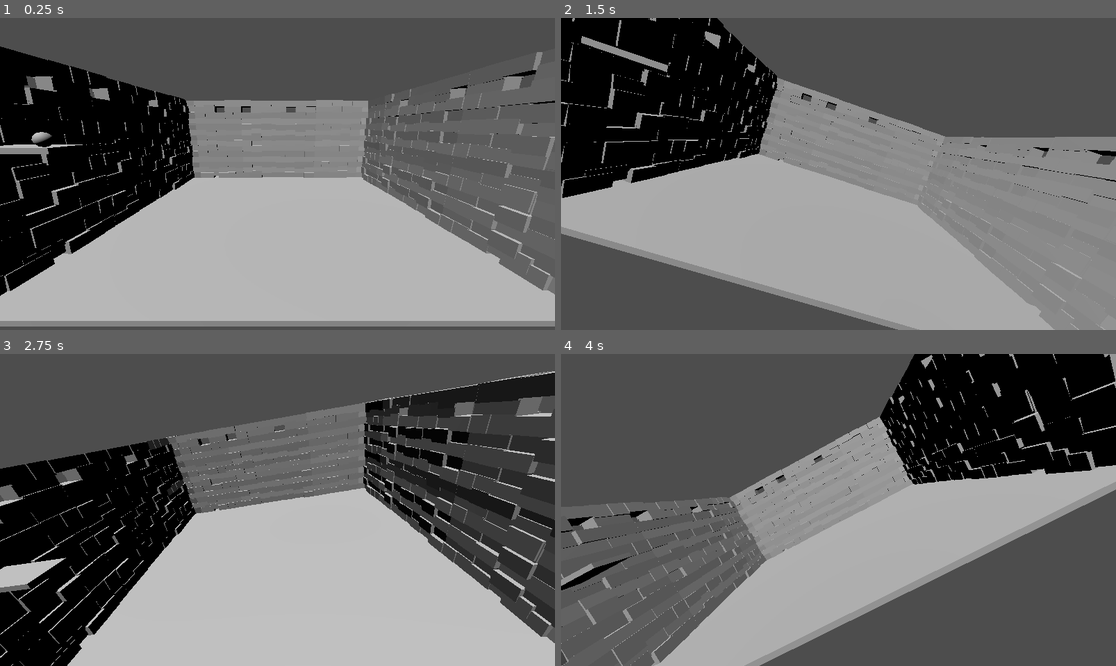
Above: before the commit, frames 1-4 (two rows, left to right).
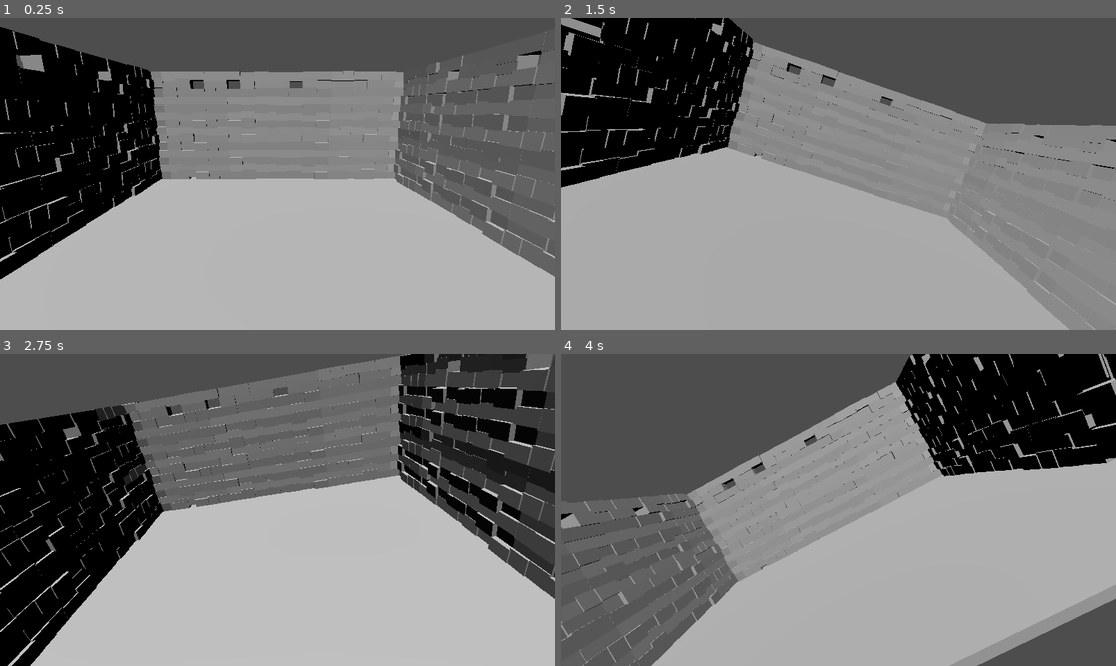
Above: after the commit, the same moments.

Repository: bam-squifi/gamejam-2025-bubbles
Game: Godot game, scene res://Leve_1.tscn
Same seed, same stepped clock (60 frames per second), same inputs: the game is played once before the commit and once after it.
Inputs (mouse positions are in pixels of both pictures, inside the frame that each line leads up to):
- Up to frame 1 (0.25 s): no input
- Up to frame 2 (1.5 s): tap Enter at 0.5 s; move the mouse to (960, 158) at 0.52 s; move the mouse to (727, 189) at 1.27 s
- Up to frame 3 (2.75 s): tap Space at 2 s; move the mouse to (333, 441) at 2.02 s
- Up to frame 4 (4 s): tap Enter at 2.75 s; move the mouse to (810, 572) at 2.77 s; tap Space at 3.5 s; move the mouse to (1005, 556) at 3.52 s

The runs differ from the first frame. In frame 1, 19% of the frame differs, in the area x 0-100%, y 2-100%; in frame 2, 22%; in frame 3, 30%, in the area x 0-100%, y 0-100%; in frame 4, 28%.

Commit message:
resizes ball

Diff:
--- a/Leve_1.tscn
+++ b/Leve_1.tscn
@@ -1,34 +1,18 @@
 [gd_scene load_steps=5 format=3 uid="uid://pylim5r3d7d0"]
 
-[ext_resource type="Script" path="res://base_movement.gd" id="1_8h61v"]
 [ext_resource type="PackedScene" uid="uid://y7dsnl4c14pf" path="res://wall.tscn" id="1_gfc40"]
 [ext_resource type="PackedScene" uid="uid://bb7oauwmbmeu" path="res://step.tscn" id="3_fv5xo"]
-[ext_resource type="PackedScene" path="res://ball.tscn" id="3_hgpc2"]
+[ext_resource type="PackedScene" uid="uid://djbinfaue5mu3" path="res://ball.tscn" id="3_hgpc2"]
+[ext_resource type="PackedScene" path="res://groundplane.tscn" id="4_5c3jh"]
 
 [node name="Welt" type="Node3D"]
 
 [node name="Wall_left" type="Node" parent="."]
 
-[node name="Groundplane" type="CSGBox3D" parent="."]
-transform = Transform3D(-2.5116, 0, 1.06699e-07, 0, -0.095171, 0, -2.19571e-07, 0, -1.22049, 0.161287, -0.00480056, -2.91855)
-size = Vector3(3.53174, 0.918945, 6.77008)
-script = ExtResource("1_8h61v")
-
-[node name="step" parent="Groundplane" instance=ExtResource("3_fv5xo")]
-transform = Transform3D(-0.482175, 0, -1.86868e-08, 0, -0.83875, 0, 8.6745e-08, 0, -0.439872, 1.43395, -22.2909, -2.74495)
-skeleton = NodePath("../..")
-
-[node name="Node3D-test" parent="Groundplane" instance=ExtResource("1_gfc40")]
-transform = Transform3D(-0.398152, -0.000519744, 7.26125e-05, 0.0137158, -10.5074, -0.00394039, -0.000149776, 0.000307084, -0.819341, 1.70369, -0.050444, -0.174154)
-
-[node name="Node3D-test2" parent="Groundplane" instance=ExtResource("1_gfc40")]
-transform = Transform3D(-0.398152, -0.000519744, 7.26125e-05, 0.0137158, -10.5074, -0.00394039, -0.000149776, 0.000307084, -0.819341, -1.56665, -0.050444, -0.174153)
-
-[node name="Node3D-test3" parent="Groundplane" instance=ExtResource("1_gfc40")]
-transform = Transform3D(7.27999e-05, -0.000149225, 0.398153, 0.0137158, -10.5074, -0.00394039, -0.819341, -0.00106956, 0.000149462, 0.0946846, -0.050444, 2.76946)
-
 [node name="Camera3D" type="Camera3D" parent="."]
 transform = Transform3D(1, 0, 0, 0, 0.973829, 0.22728, 0, -0.22728, 0.973829, 0.0862003, 2.42286, 3.28746)
+fov = 57.8
+near = 0.029
 
 [node name="DirectionalLight3D" type="DirectionalLight3D" parent="."]
 transform = Transform3D(-0.44074, 0.87638, -0.194184, -0.474765, -0.0439963, 0.879012, 0.761805, 0.479607, 0.435466, -2.1985, 4.78192, 3.13515)
@@ -36,3 +20,19 @@
 
 [node name="Ball" parent="." instance=ExtResource("3_hgpc2")]
 transform = Transform3D(1, 0, 0, 0, 1, 0, 0, 0, 1, -3.01124, 2.34542, 0.568979)
+
+[node name="Groundplane" parent="." instance=ExtResource("4_5c3jh")]
+transform = Transform3D(-3.00905, 0, 1.06507e-07, 0, -0.095, 0, -2.6306e-07, 0, -1.2183, 0.102246, 0.00746105, -2.33655)
+
+[node name="step" parent="Groundplane" instance=ExtResource("3_fv5xo")]
+transform = Transform3D(-0.402463, 0, -1.55975e-08, 0, -0.840259, 0, 8.69011e-08, 0, -0.440663, 1.17727, -22.202, -2.27217)
+skeleton = NodePath("../..")
+
+[node name="Node3D-test" parent="Groundplane" instance=ExtResource("1_gfc40")]
+transform = Transform3D(-0.33233, -0.000433821, 6.06084e-05, 0.0137405, -10.5263, -0.00394748, -0.000150046, 0.000307636, -0.820816, 1.40241, 0.0785349, 0.303246)
+
+[node name="Node3D-test2" parent="Groundplane" instance=ExtResource("1_gfc40")]
+transform = Transform3D(-0.33233, -0.000433821, 6.06084e-05, 0.0137405, -10.5263, -0.00394748, -0.000150046, 0.000307636, -0.820816, -1.32728, 0.0785349, 0.303247)
+
+[node name="Node3D-test3" parent="Groundplane" instance=ExtResource("1_gfc40")]
+transform = Transform3D(6.07648e-05, -0.000124555, 0.332331, 0.0137405, -10.5263, -0.00394748, -0.820815, -0.00107148, 0.000149731, 0.0594103, 0.0785349, 3.25215)
--- a/ball.tscn
+++ b/ball.tscn
@@ -13,4 +13,5 @@
 [node name="CSGSphere3D" type="CSGSphere3D" parent="."]
 process_physics_priority = 1
 radius = 0.1
-radial_segments = 23
+radial_segments = 20
+rings = 20
Not shown: 1 places in ball.tscn that only renumber resources
